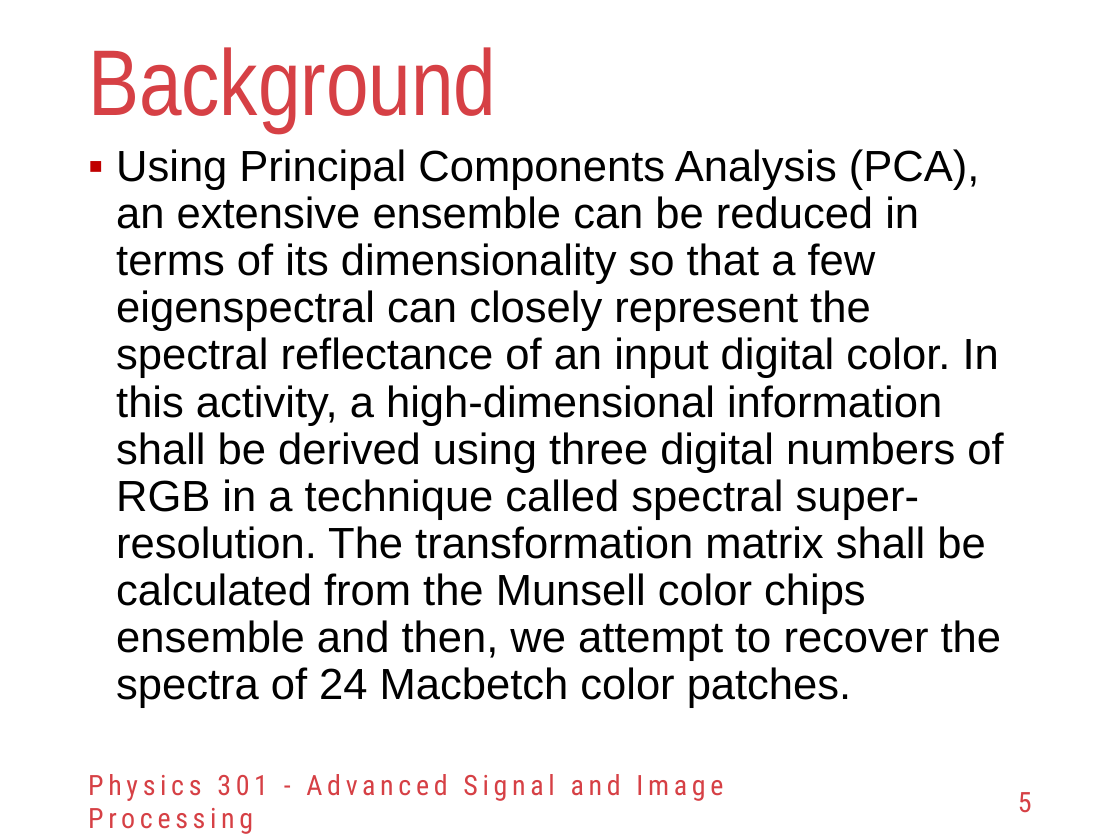
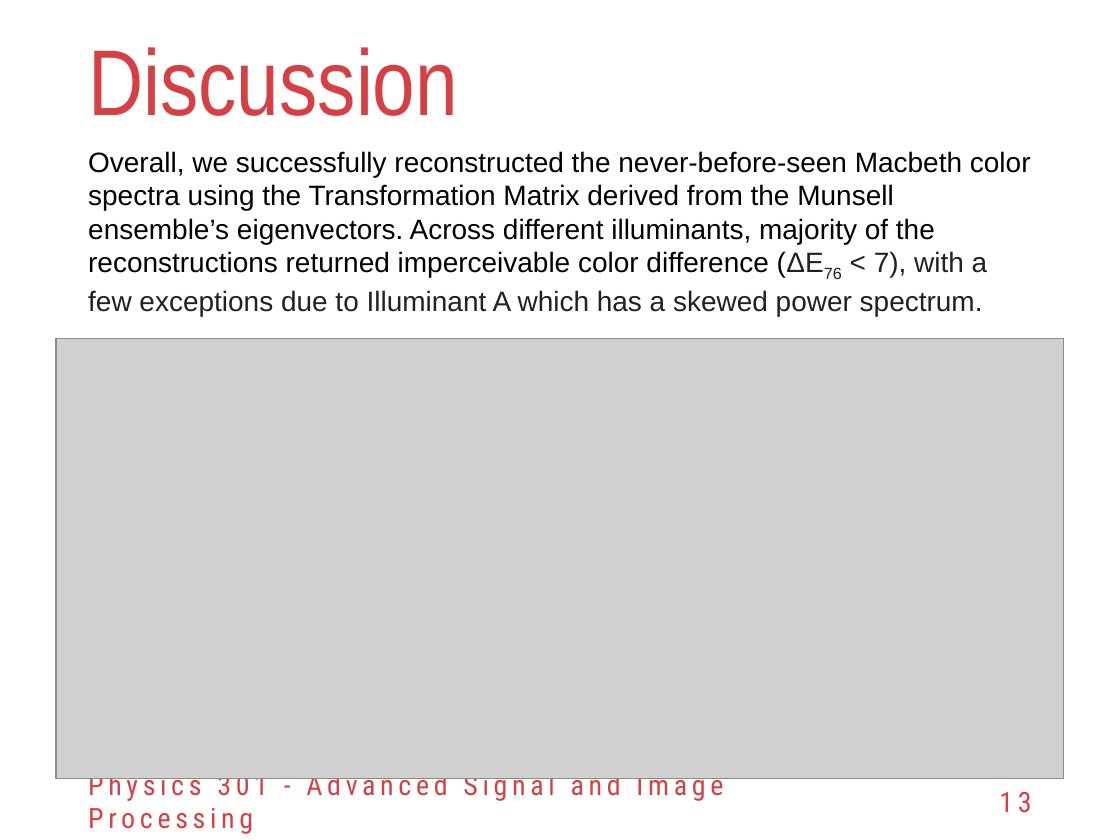
Before and after one commit to reneprincipejr/Physics-301, a slide deck: slide 13 of 04 RGB-to-Spectra using PCA/Activity 4 - RGB-Spectra using PCA.pptx (slide 5 before the commit). Drawn at 1120x840 pixels with LibreOffice and Linux fonts; fonts in the diff are those of the drawing; grey boxes stand for pictures; background and template pictures are left out. Boxes give left, top, right and bottom in pixels: in the first picture for what was removed or moved away, otherwise in the second. Text is boxed around its words. In the diff, an @@ line names an element or a change of style, - is before the commit and + after.

```diff
--- a/04 RGB-to-Spectra using PCA/Activity 4 - RGB-Spectra using PCA.pptx
+++ b/04 RGB-to-Spectra using PCA/Activity 4 - RGB-Spectra using PCA.pptx
@@ background #FFFFFF to #FFFFFF at 89% opacity @@
@@ title at (88,47,458,116): text changed @@
-Background
+Discussion
@@ text at (88,151,1031,316): text changed; size 28 to 18 pt @@
-▪ Using Principal Components Analysis (PCA), an extensive ensemble can be reduced in terms of its dimensionality so that a few eigenspectral can closely represent the spectral reflectance of an input digital color. In this activity, a high-dimensional information shall be derived using three digital numbers of RGB in a technique called spectral super-resolution. The transformation matrix shall be calculated from the Munsell color chips ensemble and then, we attempt to recover the spectra of 24 Macbetch color patches.
+Overall, we successfully reconstructed the never-before-seen Macbeth color spectra using the Transformation Matrix derived from the Munsell ensemble’s eigenvectors. Across different illuminants, majority of the reconstructions returned imperceivable color difference (ΔE76 < 7), with a few exceptions due to Illuminant A which has a skewed power spectrum.
@@ picture added at (56,338,1064,778) @@
@@ page number at (999,792,1031,813): text changed @@
-5
+13
```
Also in this commit, not shown: 9 other slides changed, 2 slides added, 18 other files.
